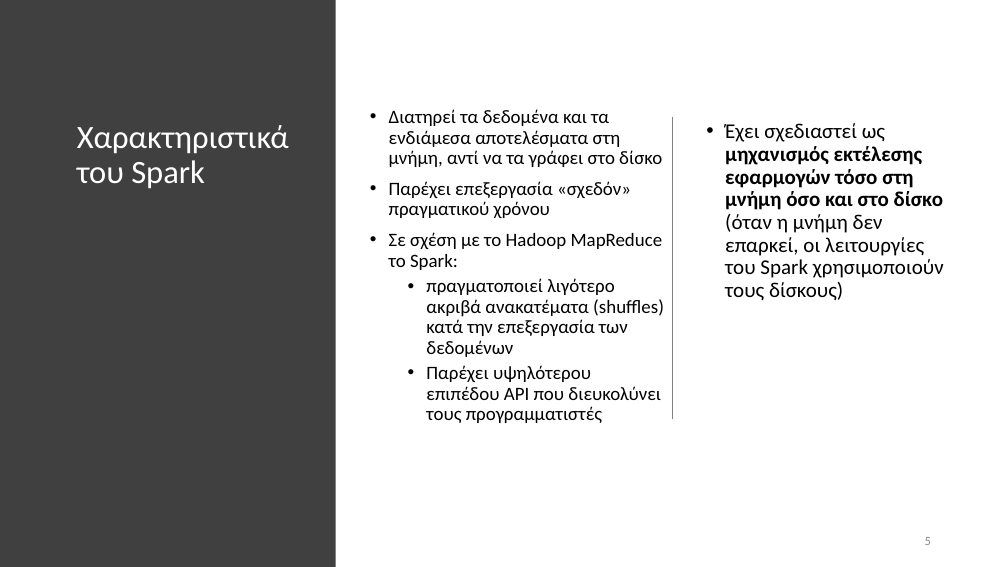
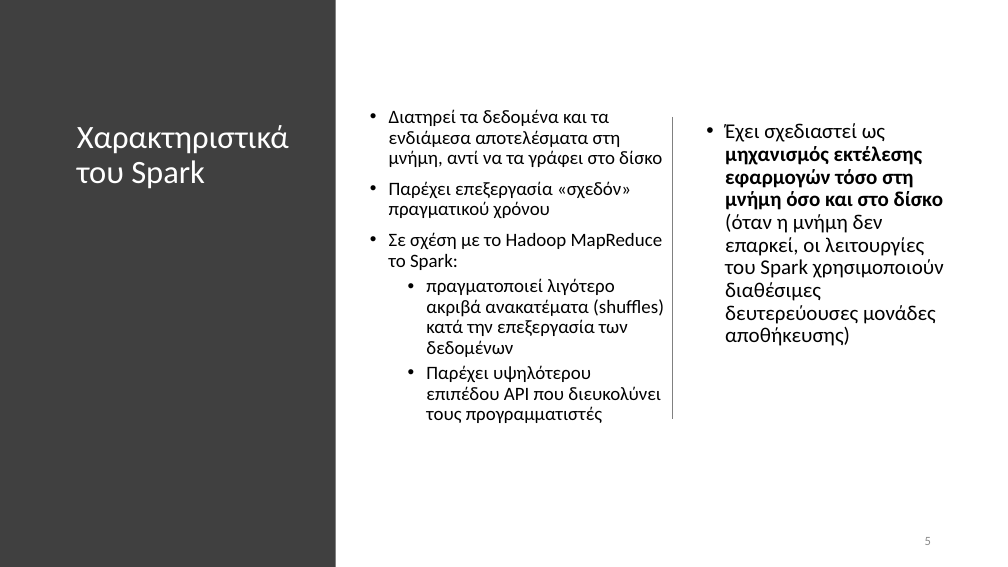
Before and after one commit to chgogos/big_data, a slide deck: slide 5 of 04. Apache Spark.pptx. Drawn at 1008x567 pixels with LibreOffice and Linux fonts; fonts in the diff are those of the drawing. Boxes give left, top, right and bottom in pixels: in the first picture for what was removed or moved away, otherwise in the second. Text is boxed around its words. In the diff, an @@ line names an element or a change of style, - is before the commit and + after.

Commit message:
spark

```diff
--- a/04. Apache Spark.pptx
+++ b/04. Apache Spark.pptx
@@ text at (x1=725, y1=123, x2=944, y2=346): text changed @@
-• Έχει σχεδιαστεί ως μηχανισμός εκτέλεσης εφαρμογών τόσο στη μνήμη όσο και στο δίσκο (όταν η μνήμη δεν επαρκεί, οι λειτουργίες του Spark χρησιμοποιούν τους δίσκους)
+• Έχει σχεδιαστεί ως μηχανισμός εκτέλεσης εφαρμογών τόσο στη μνήμη όσο και στο δίσκο (όταν η μνήμη δεν επαρκεί, οι λειτουργίες του Spark χρησιμοποιούν διαθέσιμες δευτερεύουσες μονάδες αποθήκευσης)
```
Also in this commit, not shown: 6 other slides changed, 2 slides added, 2 other files.
